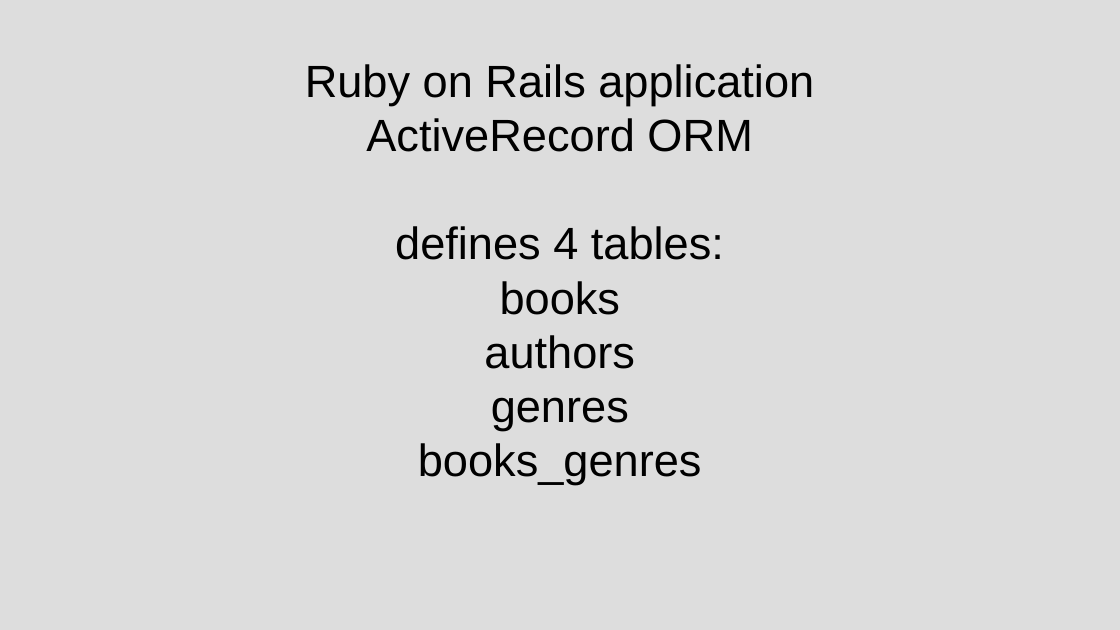
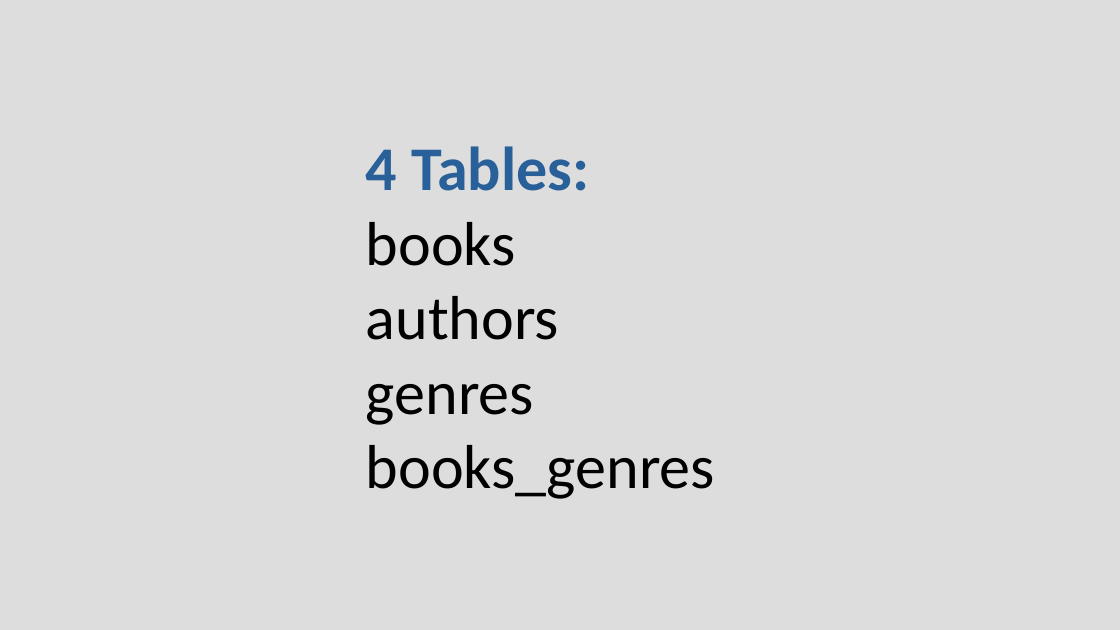
Before and after one commit to chriscressman/architecting-a-search-feature, a slide deck: slide 34 of presentation.odp (slide 42 before the commit). Drawn at 1120x630 pixels with LibreOffice and Linux fonts; fonts in the diff are those of the drawing. Boxes give left, top, right and bottom in pixels: in the first picture for what was removed or moved away, otherwise in the second. Text is boxed around its words. In the diff, an @@ line names an element or a change of style, - is before the commit and + after.

```diff
--- a/presentation.odp
+++ b/presentation.odp
@@ subtitle "4 Tables:": place and size @@
-subtitle "4 Tables:" at (305, 64, 814, 485)
+subtitle "4 Tables:" at (366, 146, 715, 499)
@@ subtitle at (366, 146, 589, 191): text changed; size 32 to 44 pt; font Arial to Calibri; text colour #000000 to #2A6099; bold on @@
-Ruby on Rails application
-ActiveRecord ORM
-defines 4 tables:
+4 Tables:
@@ subtitle at (366, 222, 715, 499): size 32 to 44 pt, font Arial to Calibri in "books", "authors", "genres", "books_genres"; alignment centre to left @@
```
Also in this commit, not shown: 19 other slides changed, 16 slides added, 13 slides removed.
